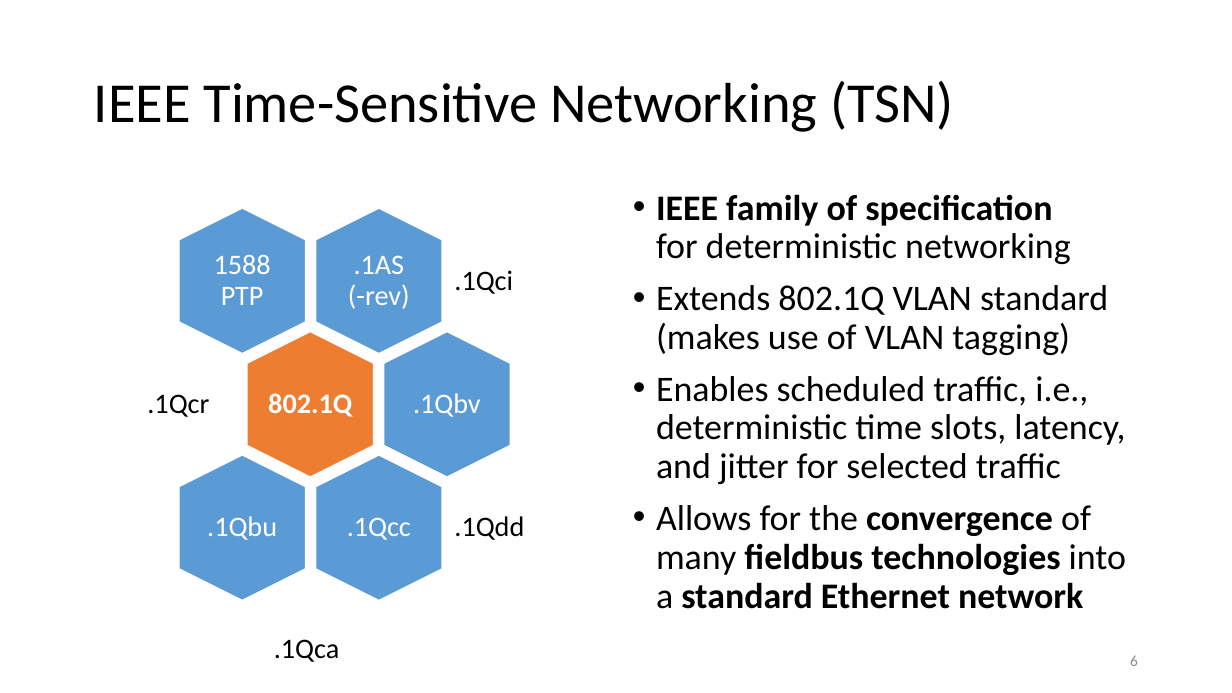
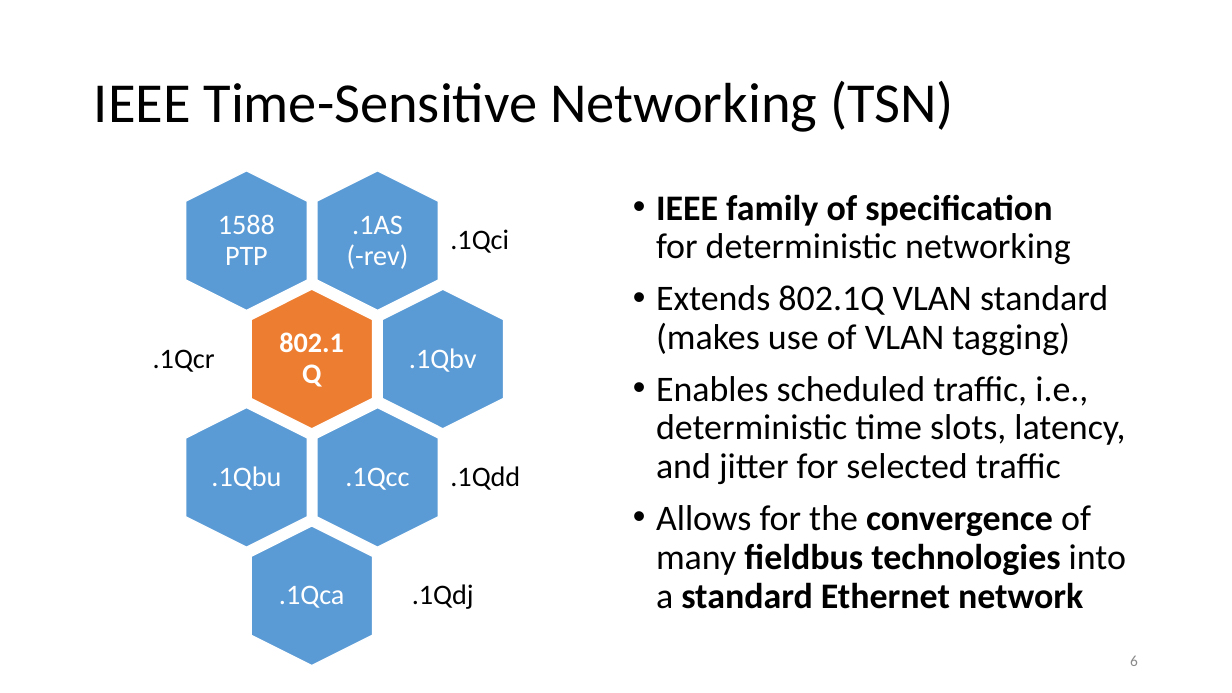
Before and after one commit to t2trg/2019-11-singapore, a slide deck: slide 6 of slides/42-t2trg-tsn-wot-td.pptx. Drawn at 1232x693 pixels with LibreOffice and Linux fonts; fonts in the diff are those of the drawing. Boxes give left, top, right and bottom in pixels: in the first picture for what was removed or moved away, otherwise in the second. Text is boxed around its words. In the diff, an @@ line names an element or a change of style, - is before the commit and + after.

```diff
--- a/slides/42-t2trg-tsn-wot-td.pptx
+++ b/slides/42-t2trg-tsn-wot-td.pptx
@@ hexagon: place and size @@
-hexagon at (178, 209, 305, 354)
+hexagon at (186, 171, 307, 311)
@@ hexagon: place and size @@
-hexagon at (315, 209, 442, 354)
+hexagon at (317, 171, 438, 311)
@@ text "1588 PTP": place and size @@
-text "1588 PTP" at (214, 254, 271, 305)
+text "1588 PTP" at (218, 214, 275, 265)
@@ text ".1AS (-rev)": place and size @@
-text ".1AS (-rev)" at (348, 255, 410, 309)
+text ".1AS (-rev)" at (347, 215, 409, 269)
@@ text ".1Qci": place and size @@
-text ".1Qci" at (454, 270, 513, 294)
+text ".1Qci" at (450, 229, 509, 253)
@@ hexagon: place and size @@
-hexagon at (247, 332, 373, 477)
+hexagon at (251, 289, 372, 429)
@@ hexagon: place and size @@
-hexagon at (384, 332, 510, 477)
+hexagon at (383, 289, 504, 429)
@@ text ".1Qcr": place and size @@
-text ".1Qcr" at (147, 394, 209, 417)
+text ".1Qcr" at (153, 349, 215, 372)
@@ text "802.1Q" rewrapped from (268, 393, 352, 417) to (279, 332, 344, 352) @@
@@ text ".1Qbv": place and size @@
-text ".1Qbv" at (413, 393, 481, 417)
+text ".1Qbv" at (409, 348, 477, 372)
@@ hexagon: place and size @@
-hexagon at (178, 456, 305, 601)
+hexagon at (186, 408, 307, 547)
@@ hexagon: place and size @@
-hexagon at (315, 456, 442, 601)
+hexagon at (317, 408, 438, 547)
@@ text ".1Qbu": place and size @@
-text ".1Qbu" at (207, 516, 277, 540)
+text ".1Qbu" at (211, 466, 281, 490)
@@ text ".1Qcc": place and size @@
-text ".1Qcc" at (347, 517, 411, 540)
+text ".1Qcc" at (345, 467, 409, 490)
@@ text ".1Qdd": place and size @@
-text ".1Qdd" at (454, 516, 524, 540)
+text ".1Qdd" at (450, 466, 520, 490)
@@ hexagon added at (251, 526, 372, 665), fill #5B9BD5, outline #FFFFFF 1 pt @@
@@ hexagon added at (383, 526, 504, 665), outline #FFFFFF 1 pt @@
@@ text ".1Qca": place and size @@
-text ".1Qca" at (274, 639, 340, 662)
+text ".1Qca" at (279, 585, 345, 608)
@@ text ".1Qca" at (279, 585, 345, 608): text colour #000000 to #FFFFFF; alignment left to centre @@
@@ text added at (412, 584, 474, 609), 22 pt, text #000000 @@
+.1Qdj
```
Also in this commit, not shown: 1 slide added.
